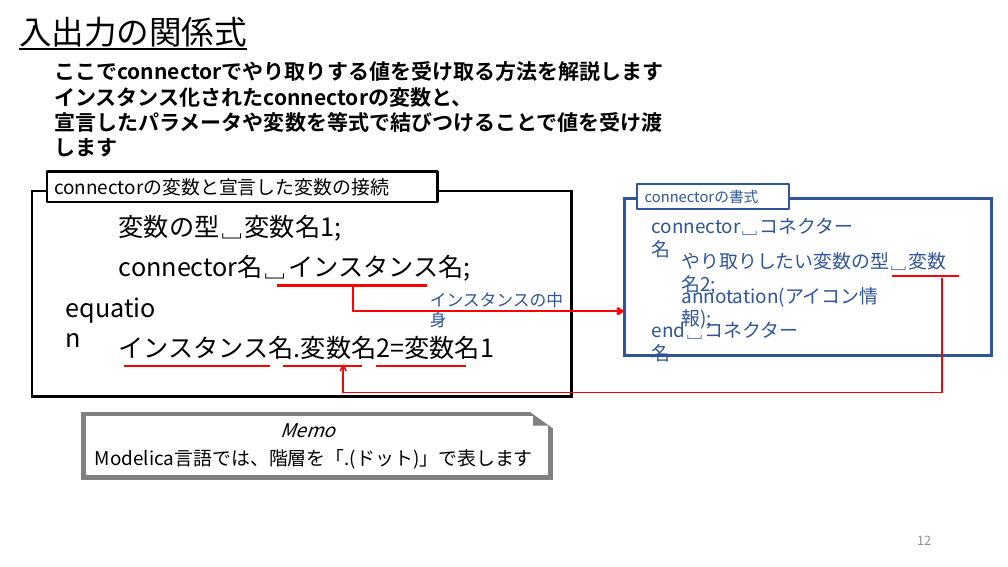
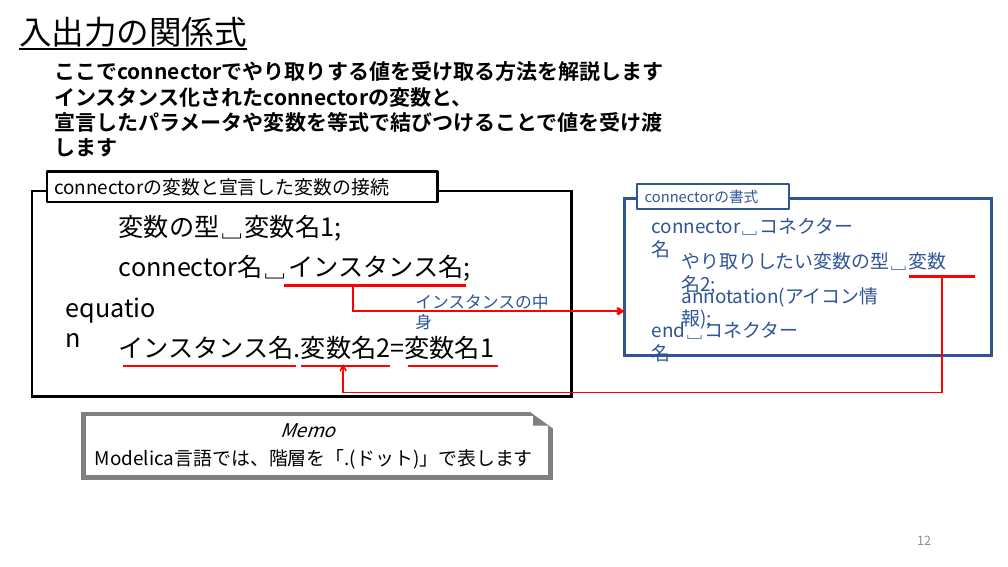
Before and after one commit to UedaShigenori/OpenModelica_Tutorials_Ja, a slide deck: slide 12 of 5_CustomizeModel3_OnePlusOne/OpenModelica_Tutorials_5.pptx. Drawn at 1008x567 pixels with LibreOffice and Linux fonts; fonts in the diff are those of the drawing. Boxes give left, top, right and bottom in pixels: in the first picture for what was removed or moved away, otherwise in the second. Text is boxed around its words. In the diff, an @@ line names an element or a change of style, - is before the commit and + after.

```diff
--- a/5_CustomizeModel3_OnePlusOne/OpenModelica_Tutorials_5.pptx
+++ b/5_CustomizeModel3_OnePlusOne/OpenModelica_Tutorials_5.pptx
@@ line moved from (278, 286) - (426, 286) to (284, 286) - (467, 286) @@
@@ text "インスタンスの中身": place and size @@
-text "インスタンスの中身" at [430,292,563,328]
+text "インスタンスの中身" at [415,294,548,330]
@@ line moved from (892, 276) - (959, 276) to (909, 277) - (975, 277) @@
@@ line moved from (124, 366) - (271, 366) to (123, 366) - (296, 366) @@
@@ line moved from (283, 366) - (362, 366) to (302, 366) - (390, 366) @@
@@ line moved from (377, 366) - (467, 366) to (408, 366) - (498, 366) @@
```
Also in this commit, not shown: 5 other slides changed.
